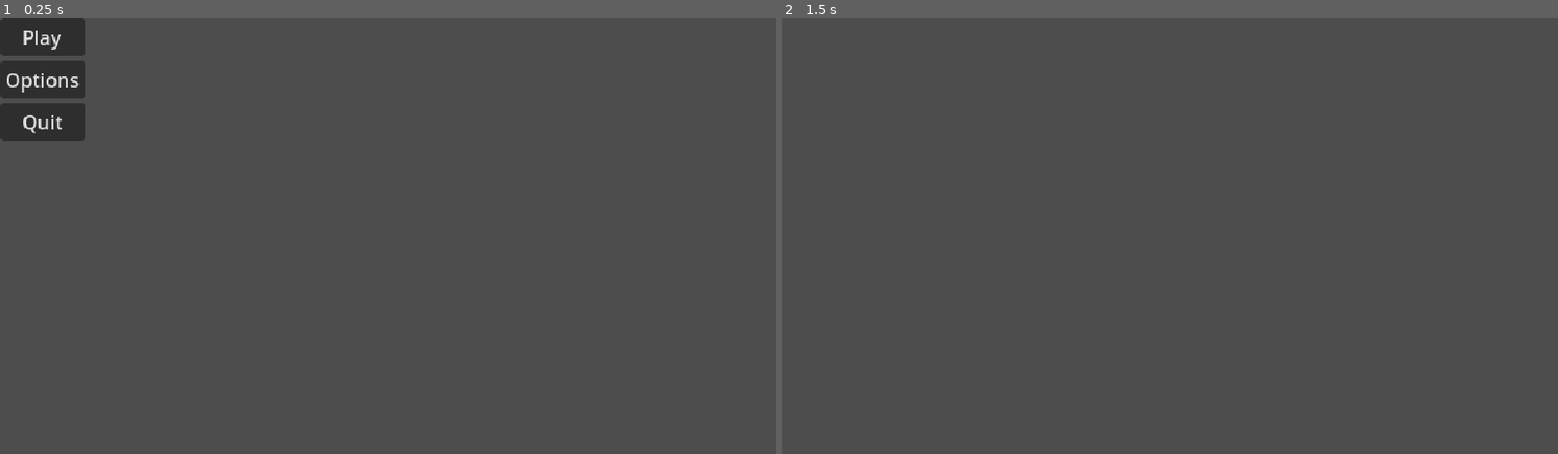
Above: before the commit, frames 1-2 (left to right).
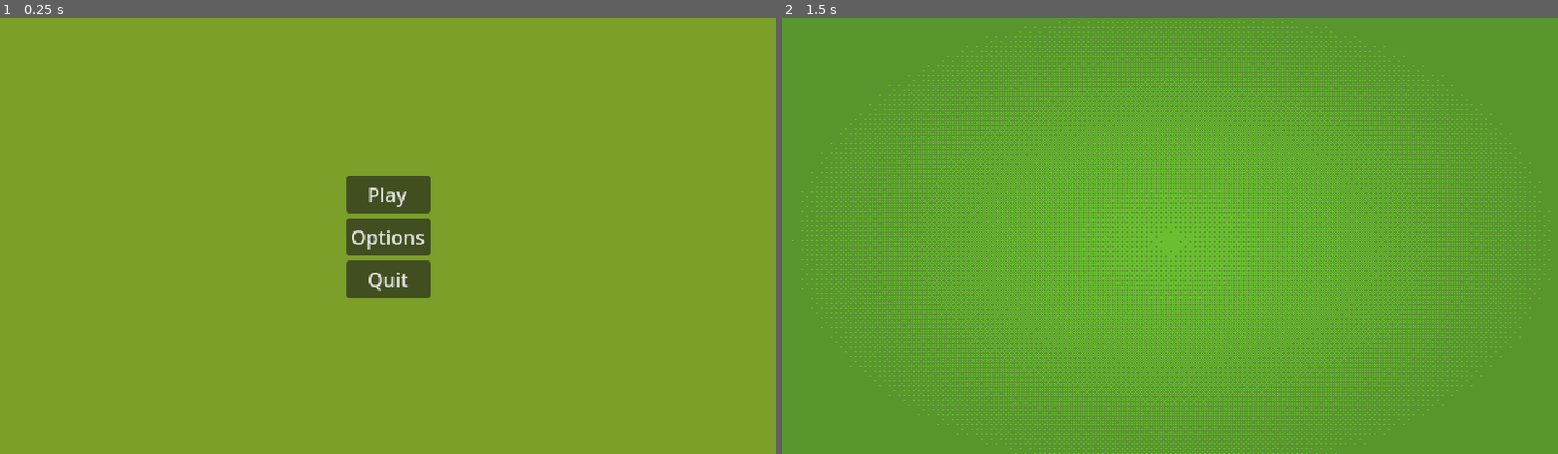
Above: after the commit, the same moments.

Repository: Bellothedog/mahjong
Game: Godot game, scene res://scenes/menu.tscn
The game is run twice, just before and just after one commit, with the same random seed, the same clock (stepped at 60 frames per second) and the same inputs.
Inputs:
- Up to frame 1 (0.25 s): no input
- Up to frame 2 (1.5 s): click "Play" at 0.5 s; tap Enter at 1.25 s

The runs differ from the first frame. In frame 1, 100% of the frame differs, in the area x 0-100%, y 0-100%; in frame 2, 100%.
Error after the commit: Invalid access to property or key 'updateHand' on a base object of type 'String'. (res://src/hand.gd:9)

Commit message:
added more internal logic, globalize variables
wanted to finish hand rendering, but it's late and i'm eepy

Diff:
--- /dev/null
+++ b/global.gd
@@ -0,0 +1,20 @@
+extends Node
+
+var gameWind = ''
+var HandWind = ''
+
+var tiles = []
+var deadWall = []
+var suits = [
+		['1n', '2n', '3n', '4n', '5n', '6n', '7n', '8n', '9n'], # numbers
+		['1c', '2c', '3c', '4c', '5c', '6c', '7c', '8c', '9c'], # circles
+		['1b', '2b', '3b', '4b', '5b', '6b', '7b', '8b', '9b'], # bamboo
+		['Ew', 'Sw', 'Ww', 'Nw'], # winds
+		['Wd', 'Gd', 'Rd'], # dragons
+	]
+var dora = ''
+
+var eastHand = []
+var southHand = []
+var westHand = []
+var northHand = []
--- a/project.godot
+++ b/project.godot
@@ -14,6 +14,10 @@
 run/main_scene="res://scenes/menu.tscn"
 config/features=PackedStringArray("4.3", "Forward Plus")
 
+[autoload]
+
+Global="*res://global.gd"
+
 [display]
 
 window/size/viewport_width=640
--- /dev/null
+++ b/scenes/hand.tscn
@@ -0,0 +1,6 @@
+[gd_scene load_steps=2 format=3 uid="uid://jvky3jxq7km7"]
+
+[ext_resource type="Script" path="res://src/hand.gd" id="1_ywpgs"]
+
+[node name="hand" type="Node2D"]
+script = ExtResource("1_ywpgs")
--- a/scenes/menu.tscn
+++ b/scenes/menu.tscn
@@ -9,15 +9,33 @@
 anchor_bottom = 1.0
 grow_horizontal = 2
 grow_vertical = 2
+size_flags_horizontal = 0
 script = ExtResource("1_5ly5b")
 
+[node name="ColorRect" type="ColorRect" parent="."]
+layout_mode = 0
+offset_right = 640.0
+offset_bottom = 360.0
+color = Color(0.485933, 0.623104, 0.162476, 1)
+
 [node name="MarginContainer" type="MarginContainer" parent="."]
-layout_mode = 0
-offset_right = 40.0
-offset_bottom = 40.0
+layout_mode = 1
+anchors_preset = 8
+anchor_left = 0.5
+anchor_top = 0.5
+anchor_right = 0.5
+anchor_bottom = 0.5
+offset_left = -35.0
+offset_top = -50.5
+offset_right = 35.0
+offset_bottom = 50.5
+grow_horizontal = 2
+grow_vertical = 2
 
 [node name="VBoxContainer" type="VBoxContainer" parent="MarginContainer"]
 layout_mode = 2
+size_flags_horizontal = 0
+size_flags_vertical = 0
 
 [node name="Play" type="Button" parent="MarginContainer/VBoxContainer"]
 layout_mode = 2
--- a/scenes/table.tscn
+++ b/scenes/table.tscn
@@ -1,6 +1,14 @@
-[gd_scene load_steps=2 format=3 uid="uid://byv4qyynnq8kw"]
+[gd_scene load_steps=4 format=3 uid="uid://byv4qyynnq8kw"]
 
-[ext_resource type="Script" path="res://src/tileManager.gd" id="1_v88w3"]
+[ext_resource type="Script" path="res://src/gameManager.gd" id="1_i34cu"]
+[ext_resource type="Texture2D" uid="uid://dupq4cb5fapoh" path="res://assets/table.png" id="2_ccn2v"]
+[ext_resource type="PackedScene" uid="uid://jvky3jxq7km7" path="res://scenes/hand.tscn" id="3_rgsry"]
 
 [node name="table" type="Node2D"]
-script = ExtResource("1_v88w3")
+script = ExtResource("1_i34cu")
+
+[node name="Sprite2D" type="Sprite2D" parent="."]
+position = Vector2(320, 180)
+texture = ExtResource("2_ccn2v")
+
+[node name="hand" parent="." instance=ExtResource("3_rgsry")]
--- /dev/null
+++ b/src/gameManager.gd
@@ -0,0 +1,9 @@
+extends Node2D
+
+# Called when the node enters the scene tree for the first time.
+func _ready() -> void:
+	Global.gameWind = Global.suits[3].pick_random()
+
+# Called every frame. 'delta' is the elapsed time since the previous frame.
+func _process(delta: float) -> void:
+	pass
--- /dev/null
+++ b/src/hand.gd
@@ -0,0 +1,16 @@
+extends Node2D
+
+const PATH_TO_TILE_SCENE = "res://scenes/tile.tscn"
+
+# Called when the node enters the scene tree for the first time.
+func _ready() -> void:
+	var tile = preload(PATH_TO_TILE_SCENE)
+	var tableNode = ('.')
+	tableNode.updateHand.connect(updateHand)
+
+# Called every frame. 'delta' is the elapsed time since the previous frame.
+func _process(delta: float) -> void:
+	pass
+
+func updateHand():
+	pass # TODO: render current hand state by instantiating the tile node
--- a/src/tileManager.gd
+++ b/src/tileManager.gd
@@ -1,24 +1,17 @@
 extends Node2D
 
-var tiles = []
-var deadWall = []
-var suits = [
+# to be emitted when hand state changes
+signal updateHand
+
+# Called when the node enters the scene tree for the first time.
+func _ready() -> void:
+	Global.suits = [
 		['1n', '2n', '3n', '4n', '5n', '6n', '7n', '8n', '9n'], # numbers
 		['1c', '2c', '3c', '4c', '5c', '6c', '7c', '8c', '9c'], # circles
 		['1b', '2b', '3b', '4b', '5b', '6b', '7b', '8b', '9b'], # bamboo
 		['Ew', 'Sw', 'Ww', 'Nw'], # winds
 		['Wd', 'Gd', 'Rd'], # dragons
 	]
-var dora = ''
-
-var eastHand = []
-var southHand = []
-var westHand = []
-var northHand = []
-
-# Called when the node enters the scene tree for the first time.
-func _ready() -> void:
-	pass
 
 
 # Called every frame. 'delta' is the elapsed time since the previous frame.
@@ -27,33 +20,34 @@
 
 # Fill tiles array with 4 of every suit, remove dead wall and determine dora
 func loadTiles() -> void:
-	for suit in suits:
+	for suit in Global.suits:
 		for n in 3:
-			tiles = tiles + suit
-	tiles.shuffle() # Shuffle the tiles (duh)
-	tiles.shuffle() # Once more for good measure
+			Global.tiles = Global.tiles + suit
+	Global.tiles.shuffle() # Shuffle the tiles (duh)
+	Global.tiles.shuffle() # Once more for good measure
 
-	deadWall = tiles.slice(121, 135) # Make last 14 tiles the dead wall
+	Global.deadWall = Global.tiles.slice(121, 135) # Make last 14 tiles the dead wall
 	for tile in range(13): # Remove the dead wall
-		tiles.remove(121)
+		Global.tiles.remove(121)
 
-	for suit in suits:
-		var suitIndex = suit.find(deadWall[0]) # attempt to find dora indicator
+	for suit in Global.suits:
+		var suitIndex = Global.suit.find(Global.deadWall[0]) # attempt to find dora indicator
 		if suitIndex != -1: # if find() did not return not found
-			dora = deadWall[suitIndex + 1]
+			Global.dora = Global.deadWall[suitIndex + 1]
 			break
 
 
 # Deal 13 tiles to each player, one extra for East hand
 func dealTiles() -> void:
 	for n in 12:
-		eastHand.append(tiles[0])
-		tiles.pop(0)
-		southHand.append(tiles[0])
-		tiles.pop(0)
-		westHand.append(tiles[0])
-		tiles.pop(0)
-		northHand.append(tiles[0])
-		tiles.pop(0)
-	eastHand.append(tiles[0])
-	tiles.pop(0)
+		Global.eastHand.append(Global.tiles[0])
+		Global.tiles.pop(0)
+		Global.southHand.append(Global.tiles[0])
+		Global.tiles.pop(0)
+		Global.westHand.append(Global.tiles[0])
+		Global.tiles.pop(0)
+		Global.northHand.append(Global.tiles[0])
+		Global.tiles.pop(0)
+	Global.eastHand.append(Global.tiles[0])
+	Global.tiles.pop(0)
+	updateHand.emit()
